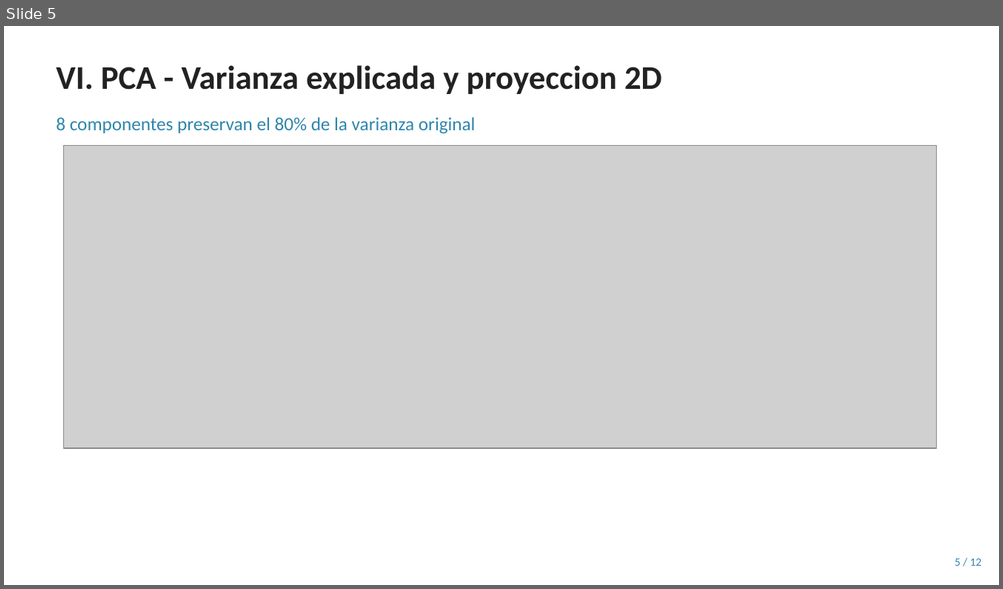
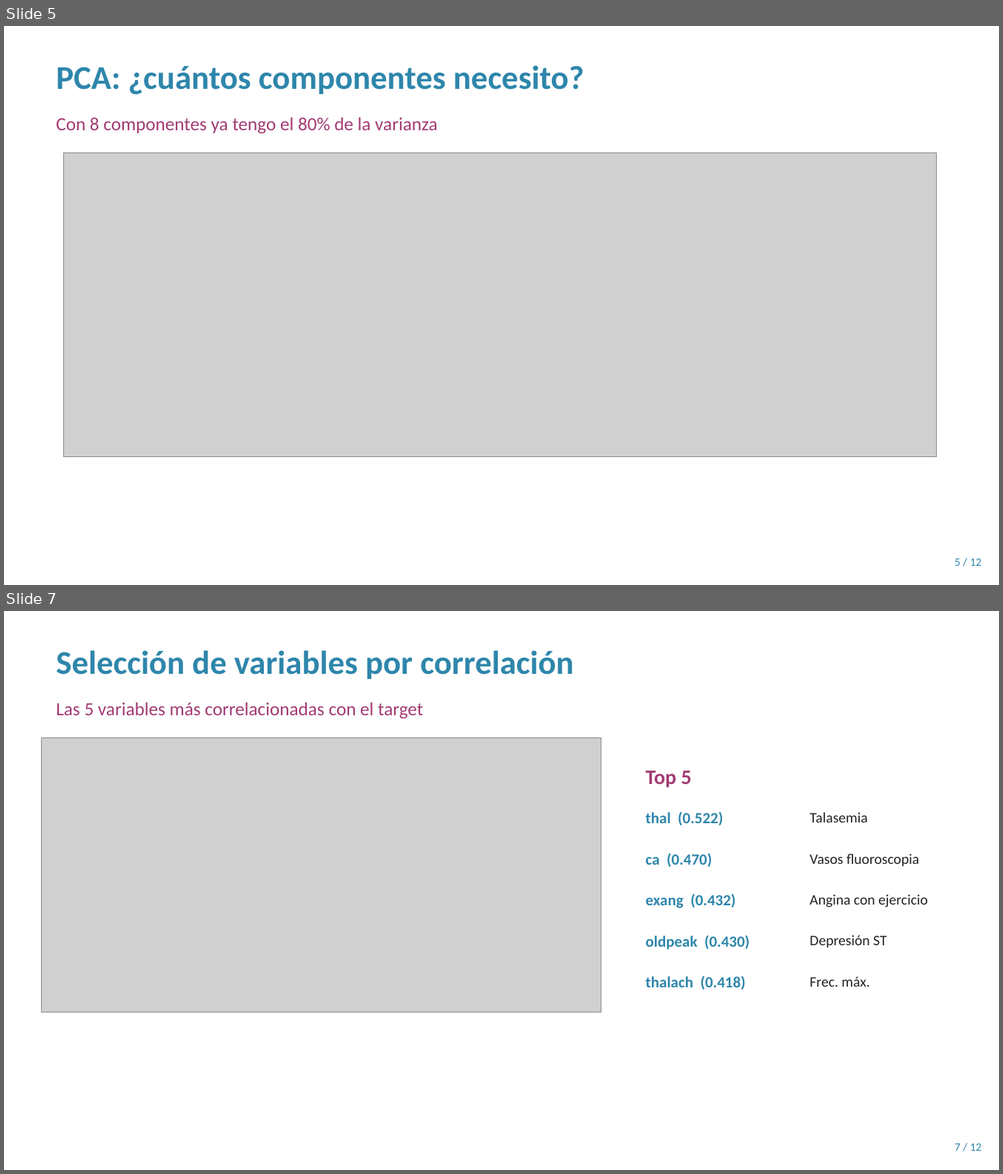
Before and after one commit to JAAM010/seminario-datos-heart-disease, a slide deck: Entregable2/Presentacion_Sustentacion.pptx. Shown one above the other, each under a label of ours: slide 5 before the commit, slides 5 and 7 after it; the slides between them are not shown. The pictures are 1003x589 and 1003x1174 pixels, drawn with LibreOffice and Linux fonts; fonts in the diff are those of the drawing; grey boxes stand for pictures. Boxes give left, top, right and bottom in pixels: in the first picture for what was removed or moved away, otherwise in the second. Text is boxed around its words. In the diff, an @@ line names an element or a change of style, - is before the commit and + after.

```diff
--- a/Entregable2/Presentacion_Sustentacion.pptx
+++ b/Entregable2/Presentacion_Sustentacion.pptx
@@ slide 7 added at bbox=[4, 611, 999, 1170], background #FFFFFF @@
@@ text added at bbox=[56, 650, 573, 679], 32 pt, text #2E86AB, bold @@
+Selección de variables por correlación
@@ text added at bbox=[56, 702, 423, 719], 18 pt, text #A23B72 @@
+Las 5 variables más correlacionadas con el target
@@ picture added at bbox=[41, 738, 601, 1012] @@
@@ text added at bbox=[646, 771, 691, 788], 20 pt, text #A23B72, bold @@
+Top 5
@@ text added at bbox=[646, 812, 723, 826], 15 pt, text #2E86AB, bold @@
+thal (0.522)
@@ text added at bbox=[809, 812, 867, 823], 14 pt, text #222222 @@
+Talasemia
@@ text added at bbox=[646, 853, 711, 867], 15 pt, text #2E86AB, bold @@
+ca (0.470)
@@ text added at bbox=[809, 854, 919, 866], 14 pt, text #222222 @@
+Vasos fluoroscopia
@@ text added at bbox=[646, 894, 735, 908], 15 pt, text #2E86AB, bold @@
+exang (0.432)
@@ text added at bbox=[809, 894, 928, 908], 14 pt, text #222222 @@
+Angina con ejercicio
@@ text added at bbox=[646, 935, 749, 950], 15 pt, text #2E86AB, bold @@
+oldpeak (0.430)
@@ text added at bbox=[809, 935, 886, 948], 14 pt, text #222222 @@
+Depresión ST
@@ text added at bbox=[646, 976, 745, 990], 15 pt, text #2E86AB, bold @@
+thalach (0.418)
@@ text added at bbox=[809, 977, 869, 987], 14 pt, text #222222 @@
+Frec. máx.
@@ text added at bbox=[954, 1144, 982, 1151], 11 pt, text #2E86AB @@
+7 / 12
@@ slide 5 changed as well @@
@@ text at bbox=[56, 65, 584, 95]: text changed; text colour #222222 to #2E86AB @@
-VI. PCA - Varianza explicada y proyeccion 2D
+PCA: ¿cuántos componentes necesito?
@@ text at bbox=[56, 117, 438, 134]: text changed; text colour #2E86AB to #A23B72 @@
-8 componentes preservan el 80% de la varianza original
+Con 8 componentes ya tengo el 80% de la varianza
@@ picture: place and size @@
-picture at bbox=[64, 145, 936, 449]
+picture at bbox=[64, 153, 936, 457]
```
Also in this commit, not shown: 7 other slides changed, 3 other slides added, 4 slides removed.
